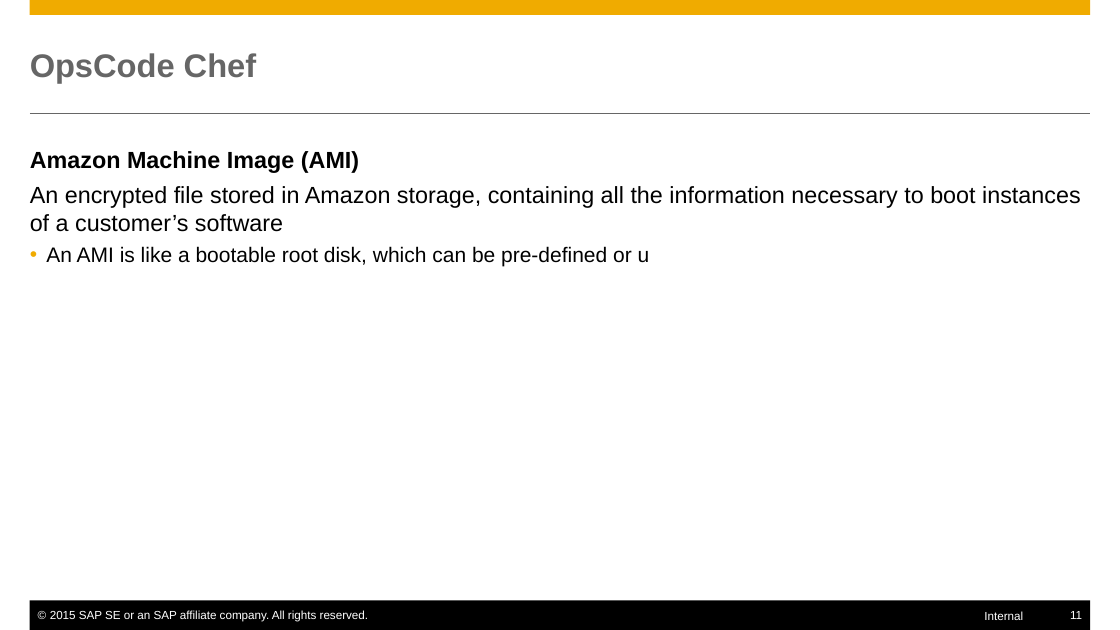
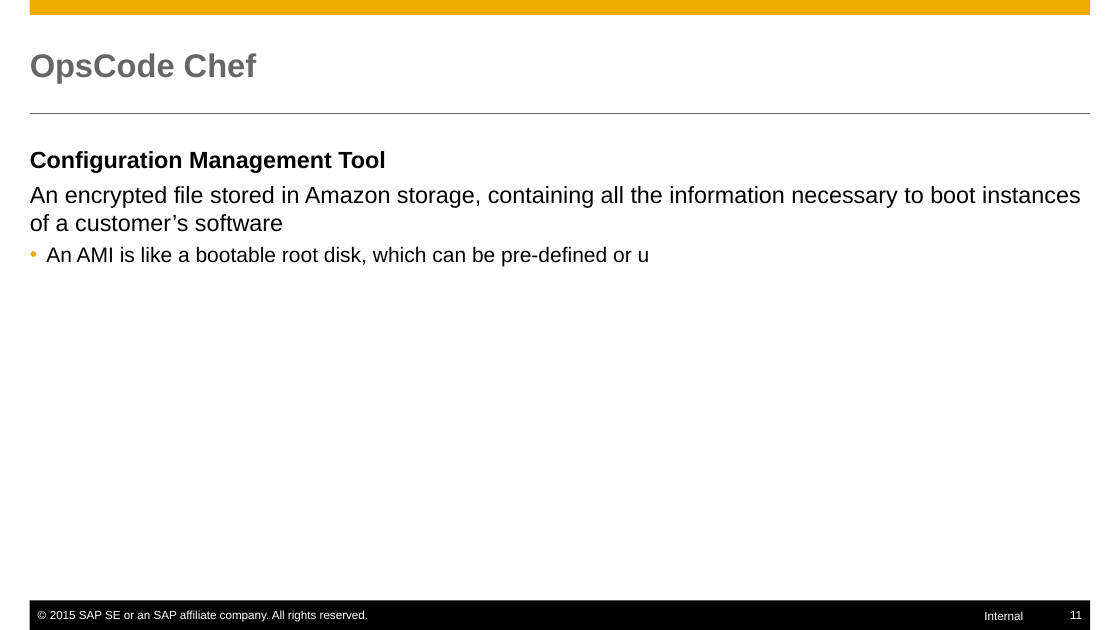
Before and after one commit to Hingo/ansible_meteor, a slide deck: slide 11 of presentation/slides.pptx. Drawn at 1120x630 pixels with LibreOffice and Linux fonts; fonts in the diff are those of the drawing. Boxes give left, top, right and bottom in pixels: in the first picture for what was removed or moved away, otherwise in the second. Text is boxed around its words. In the diff, an @@ line names an element or a change of style, - is before the commit and + after.

```diff
--- a/presentation/slides.pptx
+++ b/presentation/slides.pptx
@@ text at box(30, 151, 386, 173): text changed @@
-Amazon Machine Image (AMI)
+Configuration Management Tool
```
Also in this commit, not shown: 2 other slides changed, 5 slides added, 1 slide removed.
